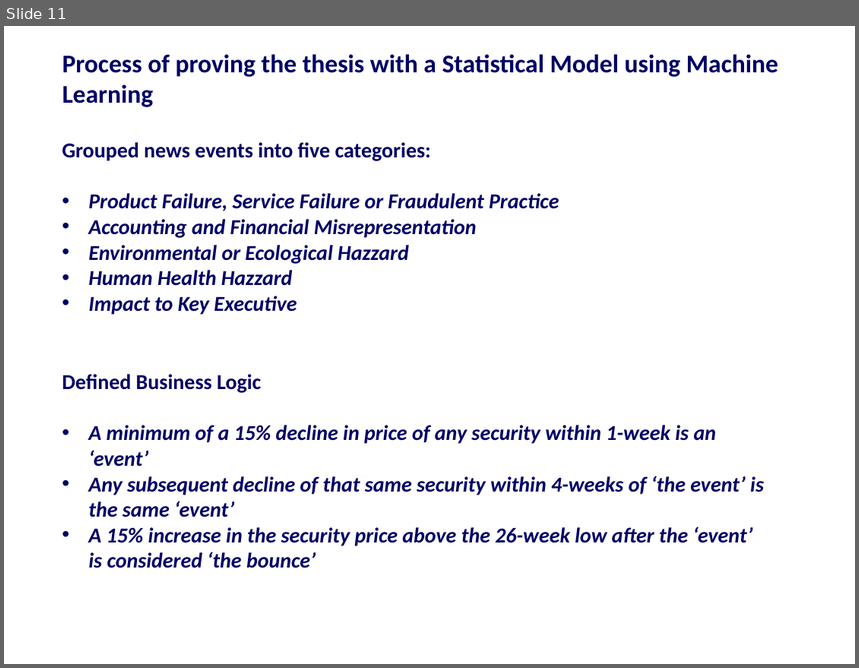
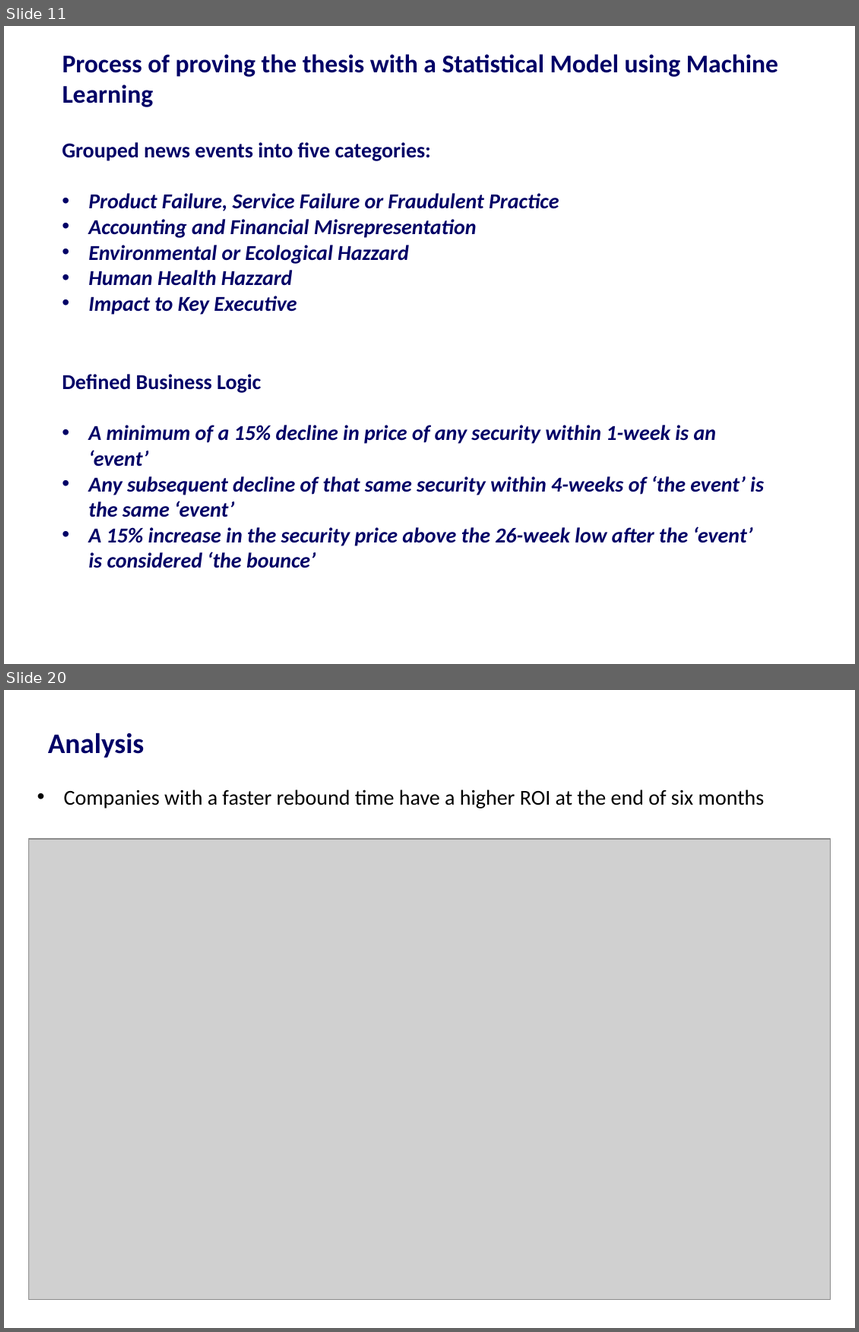
Before and after one commit to harshil753/Bounce_Back, a slide deck: Bounce_Back 24012018v1.pptx. Shown one above the other, each under a label of ours: slide 11 before the commit, slides 11 and 20 after it; the slides between them are not shown. The pictures are 859x668 and 859x1332 pixels, drawn with LibreOffice and Linux fonts; fonts in the diff are those of the drawing; grey boxes stand for pictures. Boxes give left, top, right and bottom in pixels: in the first picture for what was removed or moved away, otherwise in the second. Text is boxed around its words. In the diff, an @@ line names an element or a change of style, - is before the commit and + after.

```diff
--- a/Bounce_Back 24012018v1.pptx
+++ b/Bounce_Back 24012018v1.pptx
@@ slide 20 added at bbox=[4, 690, 855, 1328], background #FFFFFF @@
@@ title added at bbox=[48, 733, 144, 758], 24 pt, text #000066, bold @@
+Analysis
@@ text added at bbox=[64, 790, 765, 809], 18 pt, text #000000 @@
+• Companies with a faster rebound time have a higher ROI at the end of six months
@@ picture added at bbox=[28, 839, 831, 1300] @@
```
Also in this commit, not shown: 10 other slides added, 4 slides removed, 6 other files.
